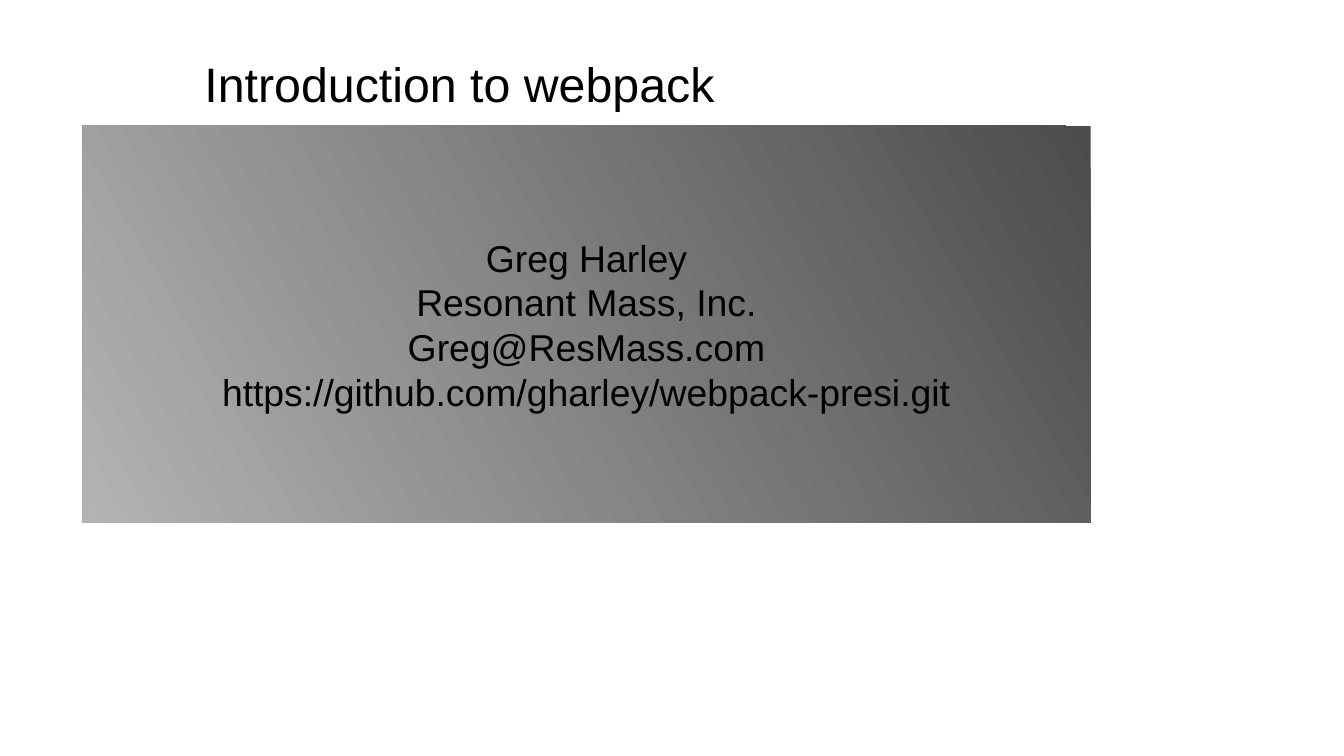
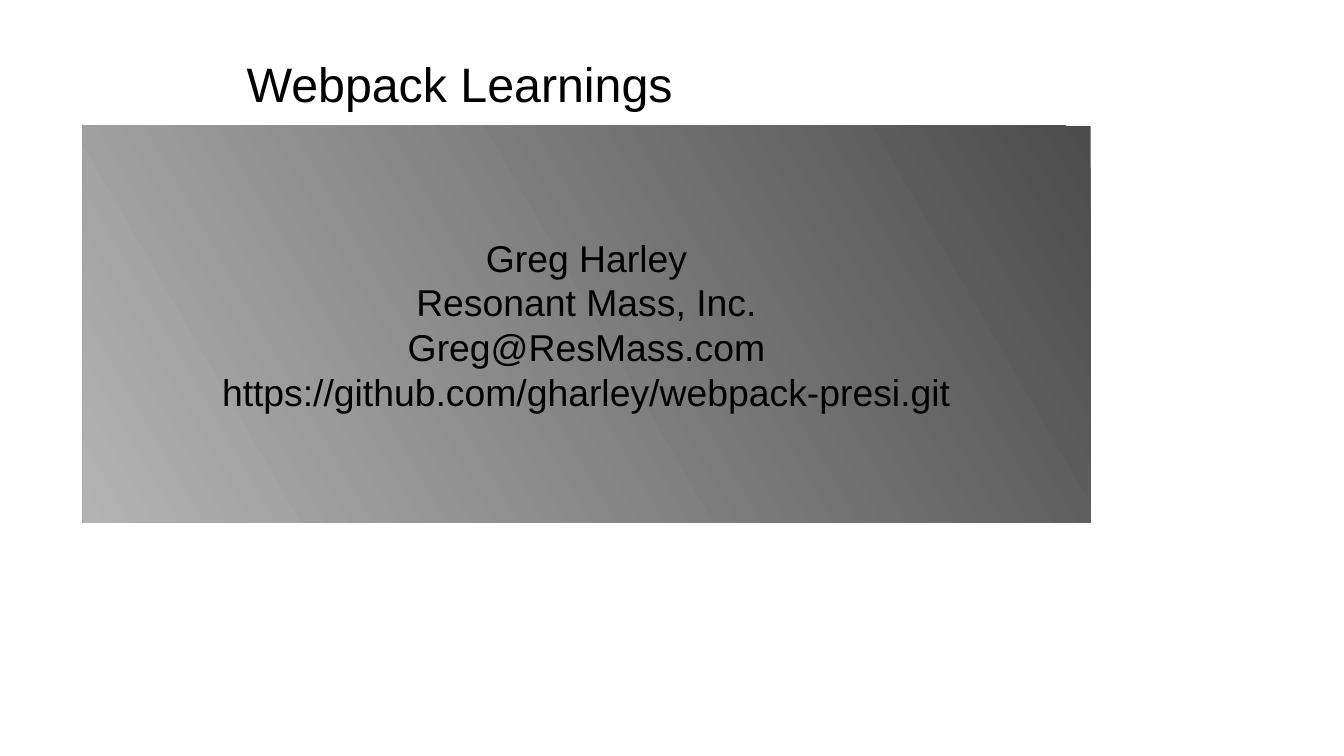
Before and after one commit to gharley/webpack-presi, a slide deck: slide 1 of webpack.odp. Drawn at 1344x756 pixels with LibreOffice and Linux fonts; fonts in the diff are those of the drawing; background and template pictures are left out. Boxes give left, top, right and bottom in pixels: in the first picture for what was removed or moved away, otherwise in the second. Text is boxed around its words. In the diff, an @@ line names an element or a change of style, - is before the commit and + after.

```diff
--- a/webpack.odp
+++ b/webpack.odp
@@ title at box(247, 67, 672, 112): text changed @@
-Introduction to webpack
+Webpack Learnings
```
Also in this commit, not shown: 2 other slides changed, 1 other file.
